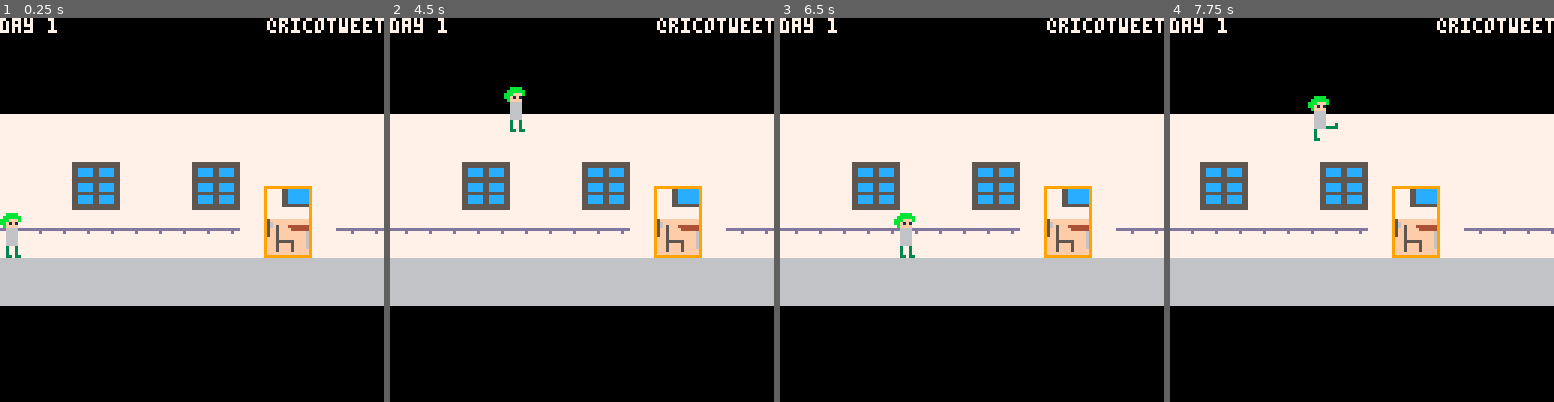
Above: before the commit, frames 1-4 (left to right).
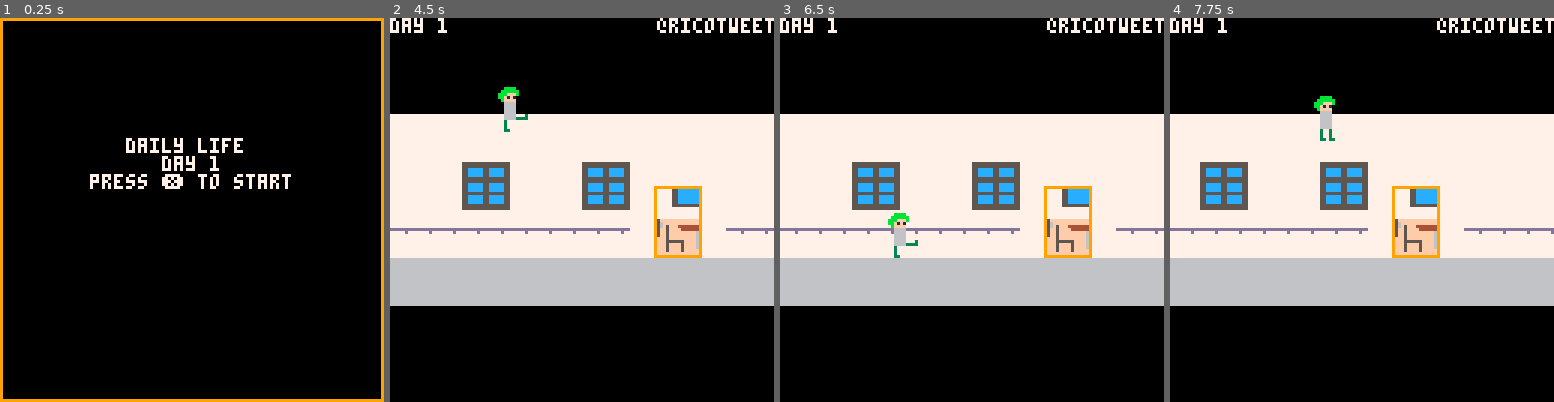
Above: after the commit, the same moments.

Repository: RicoP/dailylife
Game: PICO-8 cartridge dl.p8
The game is run twice, just before and just after one commit, with the same random seed, the same clock (stepped at 60 frames per second) and the same inputs.
Inputs:
- Up to frame 1 (0.25 s): no input
- Up to frame 2 (4.5 s): tap X (X key) at 0.33, 1.07, 1.85, 2.97, 4.08 s; tap O (Z key) at 0.7, 1.7, 2.1, 2.5, 2.9, 3.3, 3.7, 4.1 s; hold Right 1.6-2.1 s; hold Up 2.15-2.42 s; hold Right 2.47-3.03 s; hold Left 3.08-3.58 s; hold Down 3.63-3.97 s; hold Right from 4.02 s (still down)
- Up to frame 3 (6.5 s): tap O (Z key) every 0.4 s from 4.5 to 6.1 s; release Right at 4.68 s; hold Up 4.73-5.03 s; hold Left 5.08-5.68 s; tap X (X key) at 5.2, 6.32 s; hold Down 5.73-6.03 s; hold Right from 6.08 s (still down)
- Up to frame 4 (7.75 s): tap O (Z key) every 0.4 s from 6.5 to 7.7 s; release Right at 6.58 s; hold Right 6.63-7.13 s; hold Up 7.18-7.45 s; tap X (X key) at 7.43 s; hold Right from 7.5 s (still down)

The runs differ from the first frame. In frame 1, 52% of the frame differs, in the area x 0-100%, y 0-100%; in frame 2, 0.4%; in frame 3, 0.4%; in frame 4, 0.4%.

Commit message:
simple menu

Diff:
--- a/dl.p8
+++ b/dl.p8
@@ -7,6 +7,7 @@
 local enemies={}
 local p={} -- player
 local update_count=0
+local day=1
 
 -- helper function for buttons state
 do
@@ -50,12 +51,13 @@
   end
  end
 
- frnd=function(n)
+ frnd=function (n)
   return flr(rnd(n))
  end
 
  sort_enemies=function ()
   qsort(enemies, function (l,r)
+   -- sort by distance to player
    local dl = abs(p.x-l.x)
    local dr = abs(p.x-r.x)
    return dl - dr
@@ -63,11 +65,32 @@
  end
 end
 
+-- menu logic
+do
+ menu_init=function ()
+  menu_time=200
+  update=function()
+   if btnd(❎) then
+    game_init()
+   end
+  end
+  draw=function ()
+   cls(9)
+   rectfill(1,1,126,126,0)
+   color(7)
+
+   cursor(2,40)
+   print("          daily life")
+   print("             day " .. tostr(day))
+   print("       press ❎ to start")
+  end
+ end
+end
+
 -- game logic
 do
  local ground_level = 64
  local exit_pos=88
- local day=1
 
  function create_enemy(n)
   srand(n)
@@ -113,6 +136,7 @@
    e.velx = sgn(p.x - e.x) * v
    e.agro -= 1
   else
+   -- idle
    local r = frnd(16)
    if r == 0 then e.velx = -0.5 end
    if r == 1 then e.velx = 0.5 end
@@ -211,6 +235,8 @@
   end
 
   update_count=0
+  update=game_update
+  draw=game_draw
  end
 
  game_update=function ()
@@ -271,9 +297,7 @@
 
 -- system intern stuff
 function _init()
- update=game_update
- draw=game_draw
- game_init()
+ menu_init()
 end
 
 function _update()
